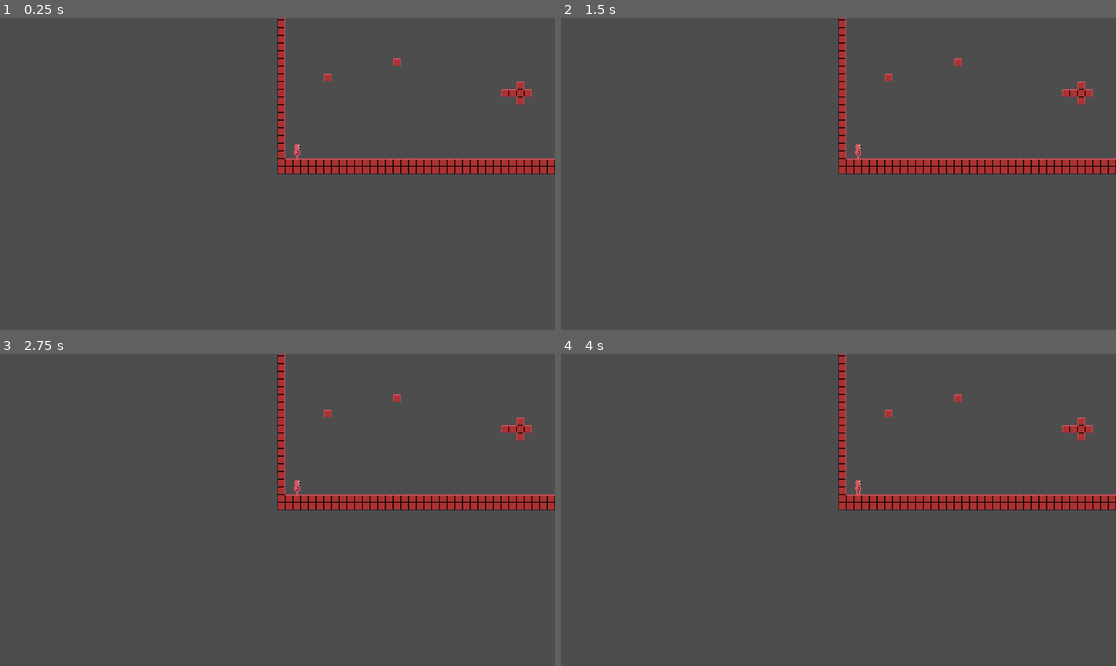
Above: before the commit, frames 1-4 (two rows, left to right).
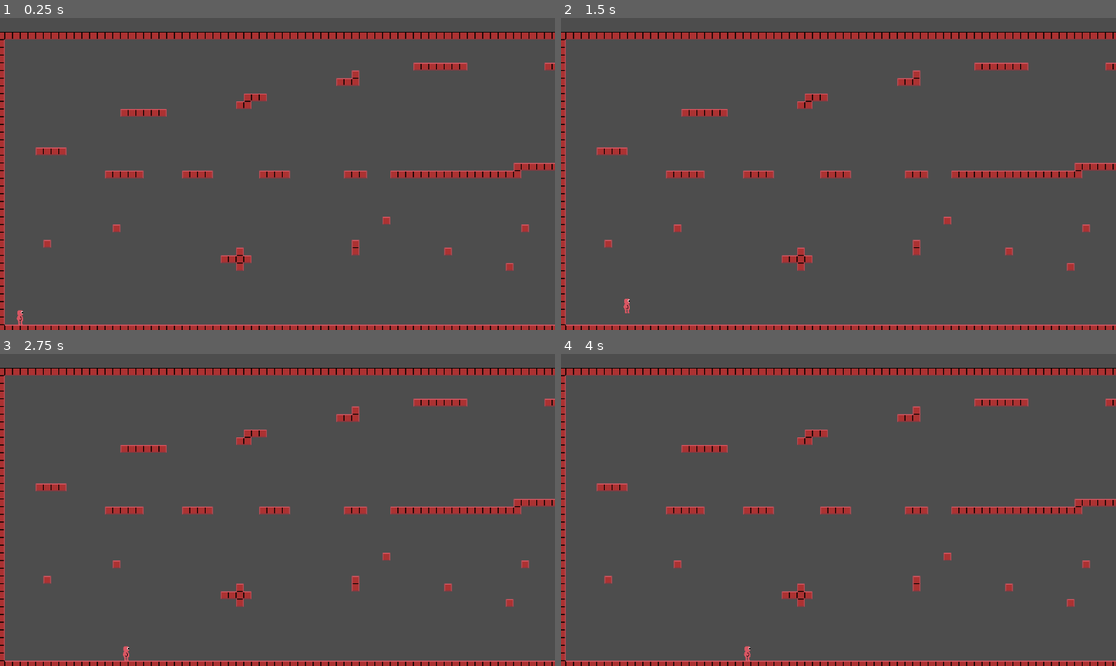
Above: after the commit, the same moments.

Repository: Medmav/CAS-Project
Game: Godot game, scene res://Scenes/TestScene.tscn
Same seed, same stepped clock (60 frames per second), same inputs: the game is played once before the commit and once after it. Before the commit the project starts from res://GameScene.tscn.
Inputs:
- Up to frame 1 (0.25 s): no input
- Up to frame 2 (1.5 s): tap Enter at 0.5 s; hold Ctrl (Slide) 0.53-1.28 s; hold D (Move Right) from 0.53 s (still down); tap Space (Jump) at 0.77, 0.8, 1.07, 1.35 s
- Up to frame 3 (2.75 s): tap Space (Jump) at 1.52, 1.82, 2, 2.3 s; tap Ctrl (Slide) at 1.55 s; release D (Move Right) at 2.03 s; hold A (Move Left) from 2.03 s (still down); hold Ctrl (Slide) from 2.03 s (still down)
- Up to frame 4 (4 s): tap Enter at 2.75 s; release A (Move Left) at 2.78 s; release Ctrl (Slide) at 2.78 s; hold D (Move Right) from 2.78 s (still down); tap Ctrl (Slide) at 2.85 s; tap Space (Jump) at 3.02, 3.32, 3.5 s; hold Space (Jump) from 3.53 s (still down)

The runs differ from the first frame. In frame 1, 11% of the frame differs, in the area x 0-100%, y 0-100%; in frame 2, 11%; in frame 3, 11%; in frame 4, 11%.

Commit message:
Movement floundering
Friction is "working" but not actually working

Diff:
--- a/GameScene.tscn
+++ /dev/null
@@ -1,17 +0,0 @@
-[gd_scene load_steps=3 format=3 uid="uid://ch4ts8dibic64"]
-
-[ext_resource type="PackedScene" uid="uid://d3vt7te1ub1on" path="res://Player.tscn" id="1_eqhe0"]
-[ext_resource type="PackedScene" uid="uid://dyevbjthrqqgw" path="res://Assets/Art/Tiled Files/ProtoTilemap.tmx" id="2_k77ap"]
-
-[node name="Node2D" type="Node2D"]
-
-[node name="CharacterBody2D" parent="." instance=ExtResource("1_eqhe0")]
-position = Vector2(41, -32)
-walkSpeed = 20
-jumpHeight = 20
-slideSpeed = 20
-
-[node name="Camera2D" type="Camera2D" parent="."]
-
-[node name="ProtoTilemap" parent="." instance=ExtResource("2_k77ap")]
-position = Vector2(0, -640)
--- a/Player.tscn
+++ /dev/null
@@ -1,51 +0,0 @@
-[gd_scene load_steps=8 format=3 uid="uid://d3vt7te1ub1on"]
-
-[ext_resource type="Script" uid="uid://q27gmcwar80e" path="res://Scripts/playerMovement.gd" id="1_kpjcp"]
-[ext_resource type="Texture2D" uid="uid://da7y14h7dwidq" path="res://Assets/Art/ProtoCharacterSpriteSheet.png" id="1_xhfnw"]
-
-[sub_resource type="AtlasTexture" id="AtlasTexture_kpjcp"]
-atlas = ExtResource("1_xhfnw")
-region = Rect2(0, 0, 32, 32)
-
-[sub_resource type="AtlasTexture" id="AtlasTexture_kne1u"]
-atlas = ExtResource("1_xhfnw")
-region = Rect2(32, 0, 32, 32)
-
-[sub_resource type="SpriteFrames" id="SpriteFrames_e80uo"]
-animations = [{
-"frames": [{
-"duration": 1.0,
-"texture": SubResource("AtlasTexture_kpjcp")
-}, {
-"duration": 1.0,
-"texture": SubResource("AtlasTexture_kne1u")
-}],
-"loop": true,
-"name": &"default",
-"speed": 5.0
-}]
-
-[sub_resource type="RectangleShape2D" id="RectangleShape2D_kpjcp"]
-size = Vector2(8, 30)
-
-[sub_resource type="RectangleShape2D" id="RectangleShape2D_kne1u"]
-size = Vector2(6, 1)
-
-[node name="CharacterBody2D" type="CharacterBody2D"]
-script = ExtResource("1_kpjcp")
-GRAVITY = null
-walkSpeed = null
-
-[node name="AnimatedSprite2D" type="AnimatedSprite2D" parent="."]
-position = Vector2(0, -16)
-sprite_frames = SubResource("SpriteFrames_e80uo")
-autoplay = "default"
-frame_progress = 0.014174236
-
-[node name="Body" type="CollisionShape2D" parent="."]
-position = Vector2(0, -15)
-shape = SubResource("RectangleShape2D_kpjcp")
-
-[node name="GroundDetector" type="CollisionShape2D" parent="."]
-position = Vector2(0, -0.5)
-shape = SubResource("RectangleShape2D_kne1u")
--- /dev/null
+++ b/Scenes/Player.tscn
@@ -0,0 +1,92 @@
+[gd_scene load_steps=8 format=3 uid="uid://d3vt7te1ub1on"]
+
+[ext_resource type="Script" uid="uid://bhjimito0am8f" path="res://Scripts/PlayerController.gd" id="1_kyqiw"]
+[ext_resource type="Texture2D" uid="uid://da7y14h7dwidq" path="res://Assets/Art/ProtoCharacterSpriteSheet.png" id="1_xhfnw"]
+
+[sub_resource type="RectangleShape2D" id="RectangleShape2D_kpjcp"]
+size = Vector2(8, 30)
+
+[sub_resource type="Animation" id="Animation_kyqiw"]
+resource_name = "walk"
+loop_mode = 1
+step = 0.25
+tracks/0/type = "value"
+tracks/0/imported = false
+tracks/0/enabled = true
+tracks/0/path = NodePath("../Sprite2D:region_rect")
+tracks/0/interp = 0
+tracks/0/loop_wrap = true
+tracks/0/keys = {
+"times": PackedFloat32Array(0, 0.5),
+"transitions": PackedFloat32Array(1, 1),
+"update": 0,
+"values": [Rect2(0, 0, 32, 32), Rect2(32, 0, 32, 32)]
+}
+
+[sub_resource type="Animation" id="Animation_gntrk"]
+length = 0.001
+tracks/0/type = "value"
+tracks/0/imported = false
+tracks/0/enabled = true
+tracks/0/path = NodePath("../Sprite2D:region_rect")
+tracks/0/interp = 1
+tracks/0/loop_wrap = true
+tracks/0/keys = {
+"times": PackedFloat32Array(0),
+"transitions": PackedFloat32Array(1),
+"update": 0,
+"values": [Rect2(0, 0, 32, 32)]
+}
+
+[sub_resource type="Animation" id="Animation_dewec"]
+resource_name = "slide"
+loop_mode = 1
+step = 0.25
+tracks/0/type = "value"
+tracks/0/imported = false
+tracks/0/enabled = true
+tracks/0/path = NodePath("../Sprite2D:region_rect")
+tracks/0/interp = 0
+tracks/0/loop_wrap = true
+tracks/0/keys = {
+"times": PackedFloat32Array(0, 1),
+"transitions": PackedFloat32Array(1, 1),
+"update": 0,
+"values": [Rect2(0, 32, 32, 32), Rect2(0, 32, 32, 32)]
+}
+
+[sub_resource type="AnimationLibrary" id="AnimationLibrary_dewec"]
+_data = {
+&"RESET": SubResource("Animation_gntrk"),
+&"slide": SubResource("Animation_dewec"),
+&"walk": SubResource("Animation_kyqiw")
+}
+
+[node name="Player" type="CharacterBody2D"]
+script = ExtResource("1_kyqiw")
+jumpGravity = 400
+fallGravity = 900
+walkSpeed = 100
+jumpStrength = 300
+slideFriction = 10000.0
+slideSpeed = 200
+walkFriction = 10000.0
+
+[node name="Collision Box" type="CollisionShape2D" parent="."]
+position = Vector2(0, -15)
+shape = SubResource("RectangleShape2D_kpjcp")
+
+[node name="Sprite2D" type="Sprite2D" parent="."]
+position = Vector2(0, -16)
+texture = ExtResource("1_xhfnw")
+region_enabled = true
+region_rect = Rect2(0, 0, 32, 32)
+
+[node name="PlayerAnimator" type="Node" parent="."]
+
+[node name="AnimationPlayer" type="AnimationPlayer" parent="PlayerAnimator"]
+libraries = {
+&"": SubResource("AnimationLibrary_dewec")
+}
+autoplay = "walk"
+speed_scale = 1.5
--- /dev/null
+++ b/Scenes/TestScene.tscn
@@ -0,0 +1,18 @@
+[gd_scene load_steps=3 format=3 uid="uid://cxthuwg3ftf3x"]
+
+[ext_resource type="PackedScene" uid="uid://d3vt7te1ub1on" path="res://Scenes/Player.tscn" id="1_cguwc"]
+[ext_resource type="PackedScene" uid="uid://dyevbjthrqqgw" path="res://Assets/Art/Tiled Files/ProtoTilemap.tmx" id="2_wicfy"]
+
+[node name="Node2D" type="Node2D"]
+
+[node name="ProtoTilemap" parent="." instance=ExtResource("2_wicfy")]
+position = Vector2(0, -640)
+
+[node name="Player" parent="." instance=ExtResource("1_cguwc")]
+position = Vector2(48, -32)
+slideFriction = 0.0
+slideSpeed = 0
+walkFriction = 0.0
+
+[node name="Camera2D" type="Camera2D" parent="."]
+position = Vector2(582, -345)
--- /dev/null
+++ b/Scenes/proto_tilemap.tscn
@@ -0,0 +1,8 @@
+[gd_scene load_steps=2 format=3 uid="uid://8qjsb2dunb4l"]
+
+[ext_resource type="PackedScene" uid="uid://dyevbjthrqqgw" path="res://Assets/Art/Tiled Files/ProtoTilemap.tmx" id="1_uuijd"]
+
+[node name="ProtoTilemap" instance=ExtResource("1_uuijd")]
+
+[node name="Terrain" parent="." index="0"]
+position = Vector2(0, -640)
--- /dev/null
+++ b/Scripts/PlayerController.gd
@@ -0,0 +1,87 @@
+extends CharacterBody2D
+class_name PlayerController
+
+#Change back to constant when find the right value
+@export var jumpGravity := 0
+@export var fallGravity := 0
+@export var walkSpeed := 0 #speed at which the character moves by default when a&d are pressed
+var jumpLimit := 1
+var jumpCounter := 0
+var sliding := false
+var jumping := false
+var falling := false
+var terminalVelocity := 1000
+@export var jumpStrength := 0
+@export var slideFriction := 0.0
+@export var slideSpeed := 0
+@export var walkFriction := 0.0
+
+#Player inputs and controls
+func _physics_process(delta: float) -> void:
+	countJumps()
+	applyFriction()
+	# Applying Gravity
+	if not is_on_floor() && velocity.y < terminalVelocity:
+		velocity.y += getGravity() * delta
+
+	# Walk Control
+	var direction := Input.get_axis("Move Left", "Move Right")
+	if direction && velocity.x < walkSpeed:
+		velocity.x = direction * walkSpeed
+		sliding = false
+
+	# Slide Control
+	if Input.is_action_just_pressed("Slide"):
+		if is_on_floor() && abs(velocity.x) >= walkSpeed:
+			velocity.x += slideSpeed
+			sliding = true
+			print("sliding")
+
+	# Jump Control
+	if Input.is_action_just_pressed("Jump"):
+		if is_on_floor():
+			jumpCounter = 0
+		if jumpCounter < jumpLimit:
+			velocity.y = -jumpStrength
+			jumpCounter += 1
+
+			print("jumping")
+
+	move_and_slide()
+
+	# End of Physics Process Loop
+
+func getGravity() -> int:
+	if velocity.y >= 0:
+		jumping = true
+		return jumpGravity
+	elif velocity.y < 0:
+		jumping = false
+		falling = true
+		return fallGravity
+	else:
+		return 0
+	# End of getGravity Function
+
+func countJumps():
+	if is_on_floor():
+		falling = false
+		jumpCounter = 0
+	# End of countJumps Function
+
+func getFriction() -> float:
+	if sliding:
+		print("slideFriction")
+		return slideFriction
+	elif not sliding:
+		print("walkFriction")
+		return walkFriction
+	else:
+		print("No Friction")
+		return 0.0
+	# End of getFriction Function
+
+func applyFriction():
+	if is_on_floor:
+		velocity.x = move_toward(velocity.x, 0.0, getFriction())
+		#print("applying friction")
--- a/Scripts/playerMovement.gd
+++ /dev/null
@@ -1,43 +0,0 @@
-extends CharacterBody2D
-
-#Change back to constant when find the right value
-@export var jumpGravity := 0
-@export var fallGravity := 0
-@export var walkSpeed := 0 #speed at which the character moves by default when a&d are pressed
-var jumpLimit := 1
-var jumpCounter := 0
-@export var jumpHeight := 0
-@export var slideSpeed := 0
-
-#Player inputs and controls
-func _input(event: InputEvent):
-	# Walk Left Control
-	if event.is_action_pressed("Move Left"):
-		if velocity.x < walkSpeed:
-			velocity.x = -walkSpeed
-			print("walking left")
-	# Walk Right Control
-	if event.is_action_pressed("Move Right"):
-		if velocity.x < walkSpeed:
-			velocity.x = walkSpeed
-			print("walking right")
-	# Slide Control
-	if event.is_action_pressed("Slide"):
-		if is_on_floor() && abs(velocity.x) >= walkSpeed:
-			velocity.x += slideSpeed
-			print("sliding")
-	# Jump Control
-	if event.is_action_pressed("Jump"):
-		if jumpCounter < jumpLimit && is_on_floor():
-			velocity.y = jumpHeight
-			print("jumping")
-#Called on consistently 60 times per second
-func _physics_process(_delta):
-	getGravity()
-
-
-func getGravity():
-	if velocity.y >= 0:
-		velocity.y -= jumpGravity
-	elif velocity.y < 0:
-		velocity.y -= fallGravity
--- a/project.godot
+++ b/project.godot
@@ -11,7 +11,7 @@
 [application]
 
 config/name="CAS Project"
-run/main_scene="uid://ch4ts8dibic64"
+run/main_scene="uid://cxthuwg3ftf3x"
 config/features=PackedStringArray("4.5", "Forward Plus")
 config/icon="res://icon.svg"
 
--- a/proto_tilemap.tscn
+++ /dev/null
@@ -1,8 +0,0 @@
-[gd_scene load_steps=2 format=3 uid="uid://8qjsb2dunb4l"]
-
-[ext_resource type="PackedScene" uid="uid://dyevbjthrqqgw" path="res://Assets/Art/Tiled Files/ProtoTilemap.tmx" id="1_qbt7g"]
-
-[node name="ProtoTilemap" instance=ExtResource("1_qbt7g")]
-
-[node name="Terrain" parent="." index="0"]
-position = Vector2(0, -640)
--- a/testScene.tscn
+++ /dev/null
@@ -1,3 +0,0 @@
-[gd_scene format=3 uid="uid://etk3mueke51l"]
-
-[node name="Node2D" type="Node2D"]
Not shown, added: Scripts/PlayerController.gd.uid
Not shown, removed: Scripts/playerMovement.gd.uid
